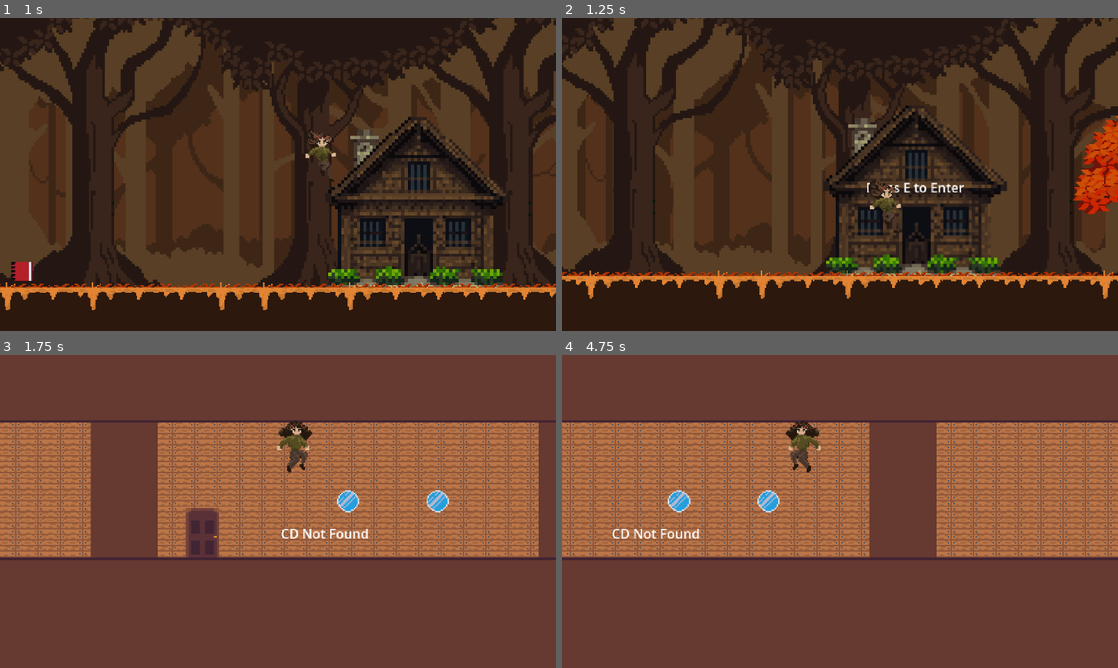
Above: before the commit, frames 1-4 (two rows, left to right).
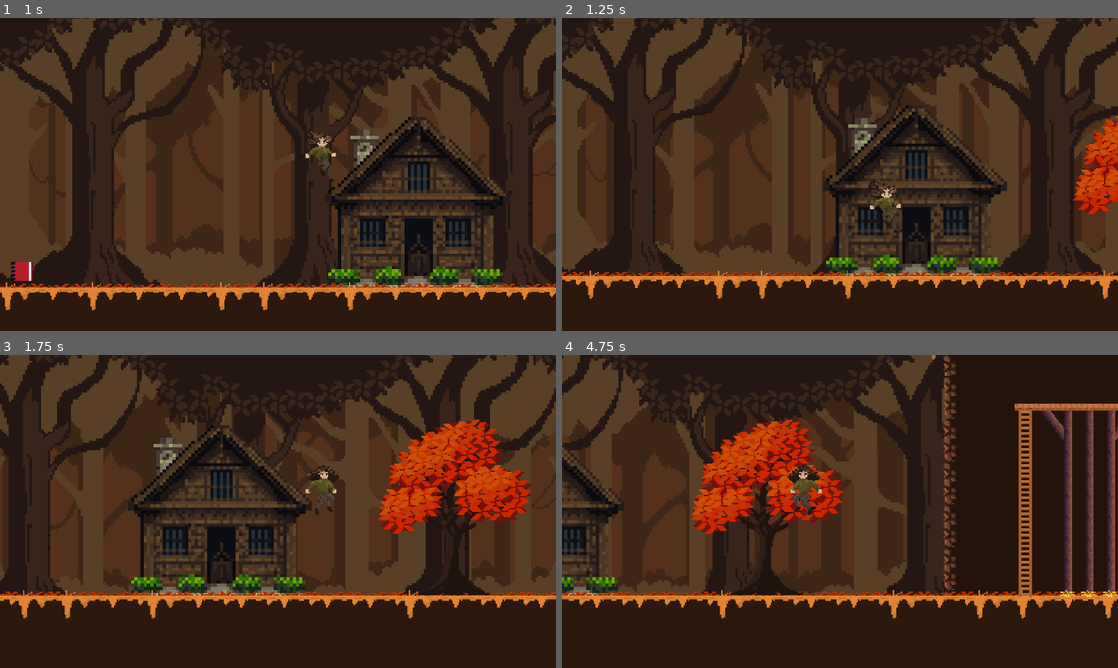
Above: after the commit, the same moments.

Repository: NoelKTheBest/sturdy-enigma
Game: Godot game, scene res://scenes/Scene Sequence/00_Main.tscn
Same seed, same stepped clock (60 frames per second), same inputs: the game is played once before the commit and once after it. The engine's default icon, where the game draws it, is replaced by a stand-in: a white triangle on a blue panel in a dark square.
Inputs:
- Up to frame 1 (1 s): tap Enter (ui_accept) at 0.5, 0.77 s; hold Right (ui_right) from 0.53 s (still down); tap R (enter_house) at 0.6 s
- Up to frame 2 (1.25 s): keep holding Right (ui_right)
- Up to frame 3 (1.75 s): keep holding Right (ui_right); tap E at 1.25 s; tap R (enter_house) at 1.35 s; tap Enter (ui_accept) at 1.52 s
- Up to frame 4 (4.75 s): release Right (ui_right) at 2.03 s; hold Left (ui_left) 2.03-2.78 s; tap R (enter_house) every 0.75 s from 2.1 to 4.35 s; hold Right (ui_right) 2.78-4.28 s; tap Enter (ui_accept) at 3.02, 3.77, 4.52 s; hold Left (ui_left) from 4.28 s (still down)

Frame 1 is identical in both runs. In frame 2, 0.2% of the frame differs, in the area x 54-73%, y 52-56%; in frame 3, 83%; in frame 4, 91%, in the area x 0-100%, y 0-100%.

Commit message:
Remove house scenes and footsteps

Diff:
--- a/the-great-cd-caper/scenes/House.tscn
+++ b/the-great-cd-caper/scenes/House.tscn
@@ -1,7 +1,6 @@
-[gd_scene load_steps=4 format=3 uid="uid://b5b0qpinvbirw"]
+[gd_scene load_steps=3 format=3 uid="uid://b5b0qpinvbirw"]
 
 [ext_resource type="Texture2D" uid="uid://dvskab1jtlx6h" path="res://PIXEL1992_65x_Houses&Backgorunds_ED2/House (52).png" id="1_akg4o"]
-[ext_resource type="Script" path="res://scripts/house.gd" id="2_g078x"]
 
 [sub_resource type="CircleShape2D" id="CircleShape2D_57dc5"]
 radius = 23.6567
@@ -10,7 +9,6 @@
 z_index = -2
 scale = Vector2(2.36719, 2.36719)
 texture = ExtResource("1_akg4o")
-script = ExtResource("2_g078x")
 
 [node name="PlayerDetection" type="Area2D" parent="."]
 collision_layer = 0
--- a/the-great-cd-caper/scenes/Player.tscn
+++ b/the-great-cd-caper/scenes/Player.tscn
@@ -6,7 +6,6 @@
 [ext_resource type="Texture2D" uid="uid://qlas7pfdvl1g" path="res://assets/Character_Idle_48x48-Sheet_ver_2.png" id="4_vqe4p"]
 [ext_resource type="Texture2D" uid="uid://667dy084b46i" path="res://assets/run_cycle_48x48.png" id="5_oo0om"]
 [ext_resource type="Texture2D" uid="uid://dvjd2blcg0mho" path="res://assets/PlayerWalk_48x48.png" id="6_vqd0r"]
-[ext_resource type="AudioStream" uid="uid://c2qeily6ykgtw" path="res://assets/ver-5-footstep.mp3" id="8_q1g0e"]
 [ext_resource type="AudioStream" uid="uid://nyuxive4xycj" path="res://assets/A Search.ogg" id="8_wloav"]
 
 [sub_resource type="CapsuleShape2D" id="CapsuleShape2D_s2pix"]
@@ -396,17 +395,6 @@
 "": SubResource("AnimationLibrary_jsxvd")
 }
 
-[node name="footstep" type="AudioStreamPlayer2D" parent="."]
-stream = ExtResource("8_q1g0e")
-volume_db = 3.429
-attenuation = 17.1484
-playback_type = 1
-
-[node name="FootstepTimer" type="Timer" parent="."]
-wait_time = 0.45
-one_shot = true
-autostart = true
-
 [node name="ASearch" type="AudioStreamPlayer2D" parent="."]
 stream = ExtResource("8_wloav")
 parameters/looping = true
--- a/the-great-cd-caper/scripts/player.gd
+++ b/the-great-cd-caper/scripts/player.gd
@@ -36,10 +36,6 @@
 	var direction := Input.get_axis("ui_left", "ui_right")
 	if direction:
 		velocity.x = direction * SPEED
-		if $FootstepTimer.time_left == 0 and is_on_floor() and velocity.y == 0:
-			$footstep.pitch_scale = randf_range(0.8, 1.2)
-			$footstep.play()
-			$FootstepTimer.start()
 		if is_on_floor(): $AnimationPlayer.play("run")
 	else:
 		velocity.x = move_toward(velocity.x, 0, SPEED)
Not shown, added: the-great-cd-caper/export_presets.cfg
Not shown: 1 places in the-great-cd-caper/scenes/Player.tscn that only renumber resources
